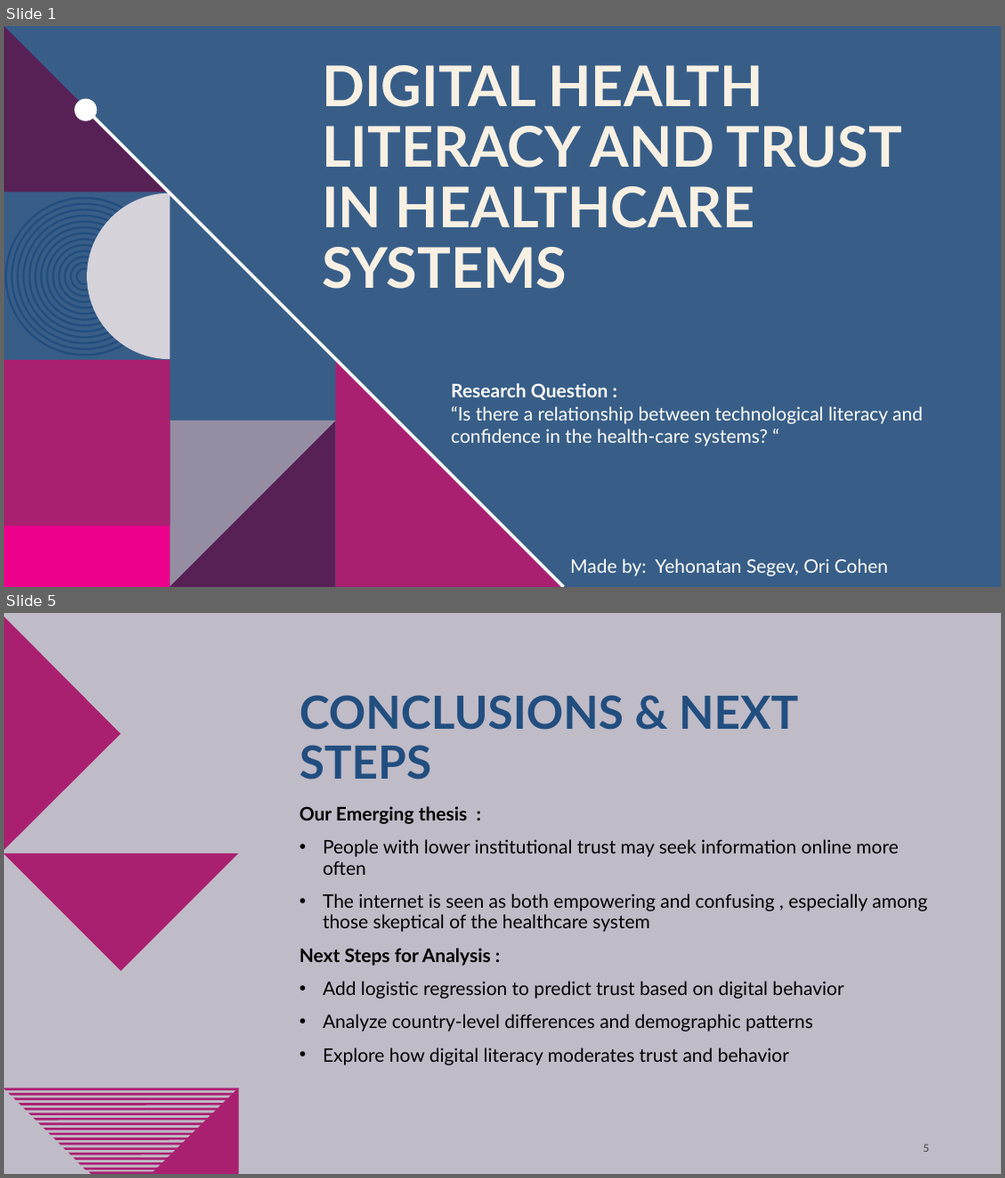
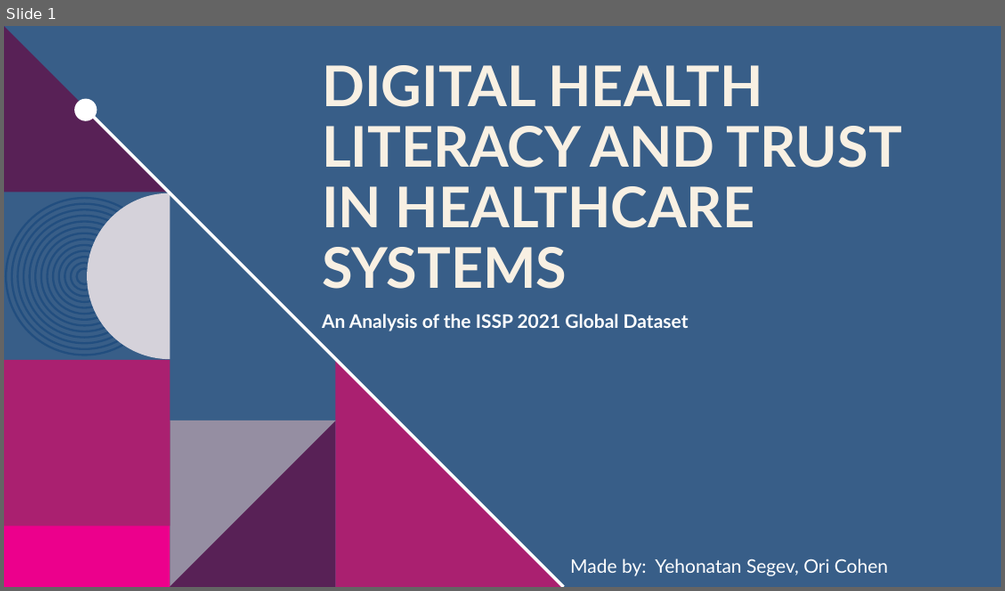
Before and after one commit to yonatanzxc123/ISSP-Health-Data-Analysis, a slide deck: Digital Health Literacy and Trust in Healthcare Systems.pptx. Shown one above the other, each under a label of ours: slides 1 and 5 before the commit, slide 1 after it; the slides between them are not shown. The pictures are 1005x1178 and 1005x591 pixels, drawn with LibreOffice and Linux fonts; fonts in the diff are those of the drawing; background and template pictures are left out. Boxes give left, top, right and bottom in pixels: in the first picture for what was removed or moved away, otherwise in the second. Text is boxed around its words. In the diff, an @@ line names an element or a change of style, - is before the commit and + after.

```diff
--- a/Digital Health Literacy and Trust in Healthcare Systems.pptx
+++ b/Digital Health Literacy and Trust in Healthcare Systems.pptx
@@ slide 5 removed at bbox=[4, 613, 1001, 1174], background #BFBBC7 @@
@@ freeform shape removed at bbox=[4, 616, 121, 851] @@
@@ title removed at bbox=[299, 695, 798, 779] @@
-CONCLUSIONS & NEXT STEPS
@@ freeform shape removed at bbox=[4, 736, 238, 971] @@
@@ text removed at bbox=[299, 806, 927, 1065] @@
-Our Emerging thesis :
-• People with lower institutional trust may seek information online more often
-• The internet is seen as both empowering and confusing , especially among those skeptical of the healthcare system
-Next Steps for Analysis :
-• Add logistic regression to predict trust based on digital behavior
-• Analyze country-level differences and demographic patterns
-• Explore how digital literacy moderates trust and behavior
@@ freeform shape removed at bbox=[151, 1087, 239, 1174] @@
@@ page number removed at bbox=[923, 1143, 930, 1151] @@
-5
@@ group removed at bbox=[4, 1088, 238, 1169]: 17 freeform shapes @@
@@ freeform shape removed at bbox=[89, 1172, 164, 1174] @@
@@ slide 1 changed as well @@
@@ text at bbox=[322, 313, 688, 331]: text changed; bold on @@
-Research Question :
-“Is there a relationship between technological literacy and confidence in the health-care systems? “
+An Analysis of the ISSP 2021 Global Dataset
```
Also in this commit, not shown: 8 slides added, 3 other slides removed, 1 other file.
